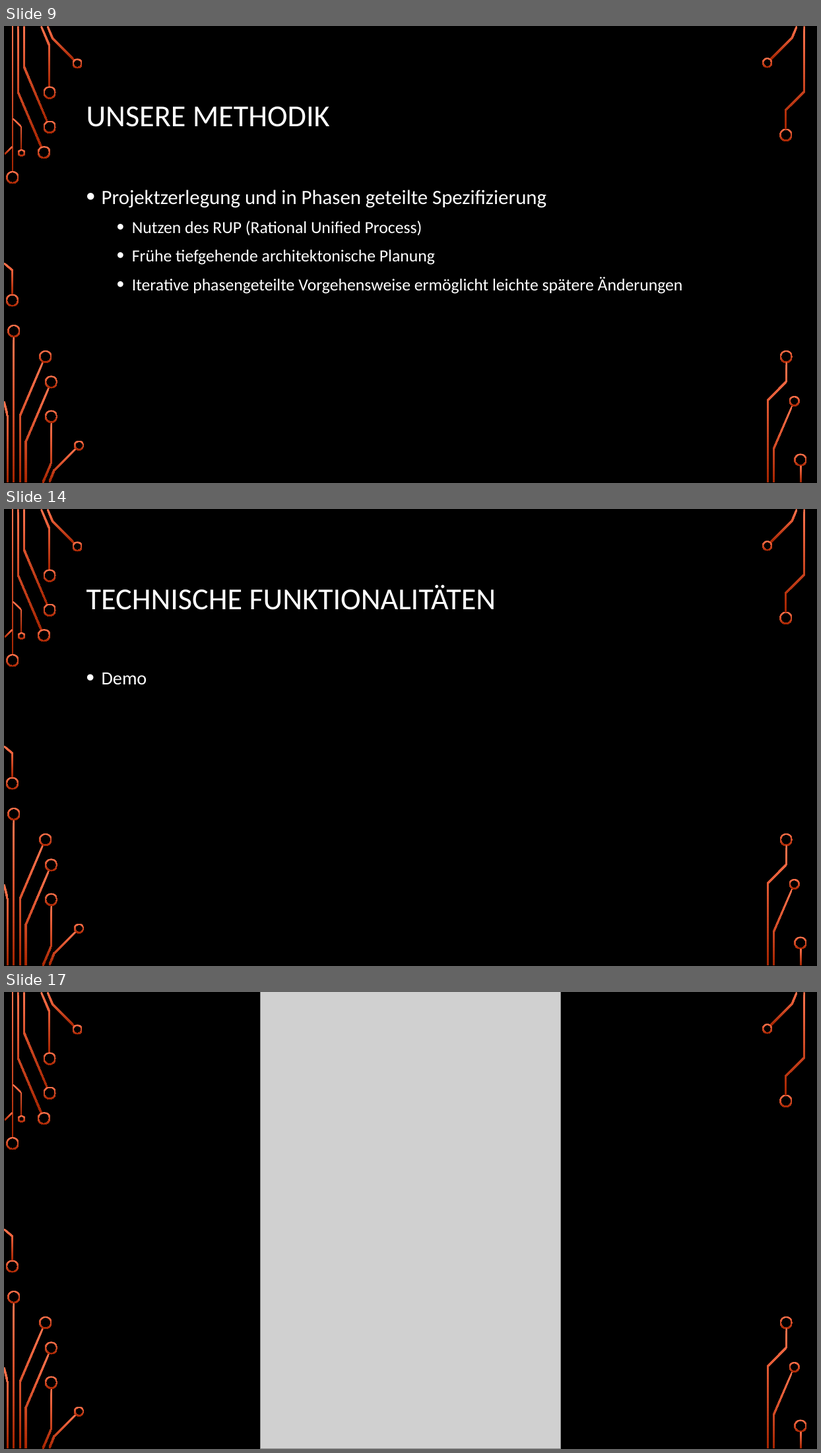
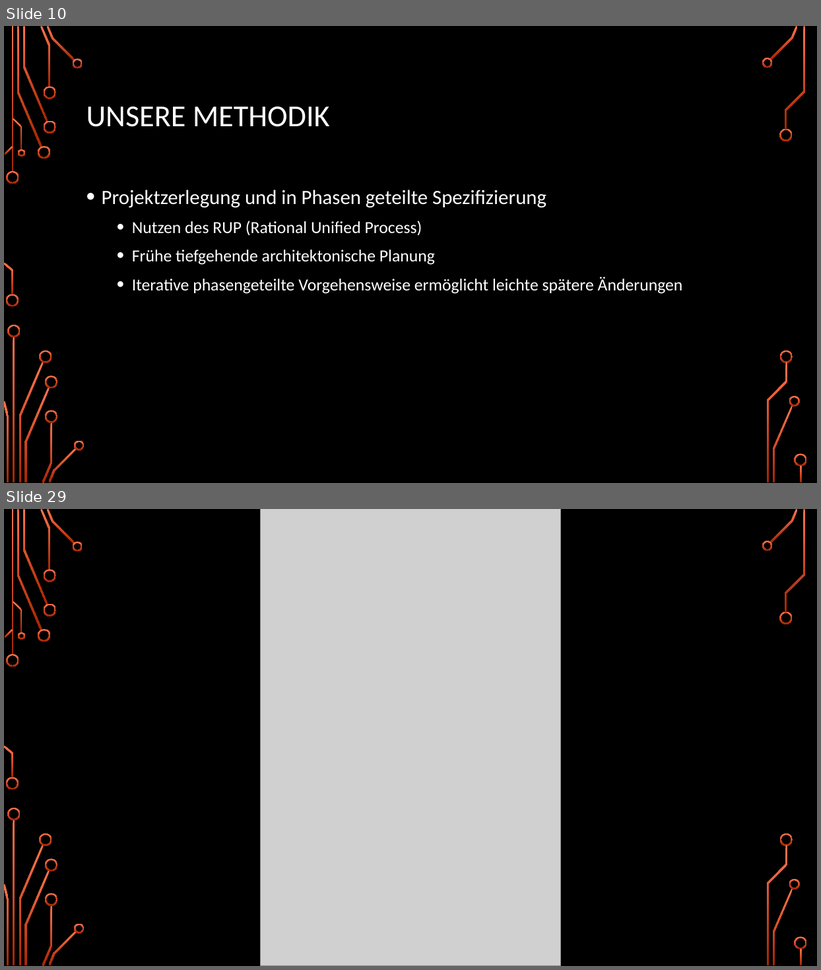
Before and after one commit to DudeStudienarbeitLMAO/TINF15B4-LSMF, a slide deck: docs/Midterm-Presentation/SoftwareEngineering_Präsi.pptx. Shown one above the other, each under a label of ours: slides 9, 14 and 17 before the commit, slides 10 and 29 after it; the slides between them are not shown. The pictures are 821x1453 and 821x970 pixels, drawn with LibreOffice and Linux fonts; fonts in the diff are those of the drawing; grey boxes stand for pictures; background and template pictures are left out. Boxes give left, top, right and bottom in pixels: in the first picture for what was removed or moved away, otherwise in the second. Text is boxed around its words. In the diff, an @@ line names an element or a change of style, - is before the commit and + after.

```diff
--- a/docs/Midterm-Presentation/SoftwareEngineering_Präsi.pptx
+++ b/docs/Midterm-Presentation/SoftwareEngineering_Präsi.pptx
@@ slide 14 removed at <box>4,509,817,966</box>, background picture (left out); not listed: 36 template elements that a slide beside it also shows @@
@@ title removed at <box>86,585,496,610</box> @@
-TECHNISCHE FUNKTIONALITÄTEN
@@ text removed at <box>102,673,147,685</box> @@
-• Demo
@@ what was slide 9 is now slide 10 @@
@@ what was slide 17 is now slide 29 @@
```
Also in this commit, not shown: 7 slides changed, 21 slides added, 8 other slides removed, 2 other files.
